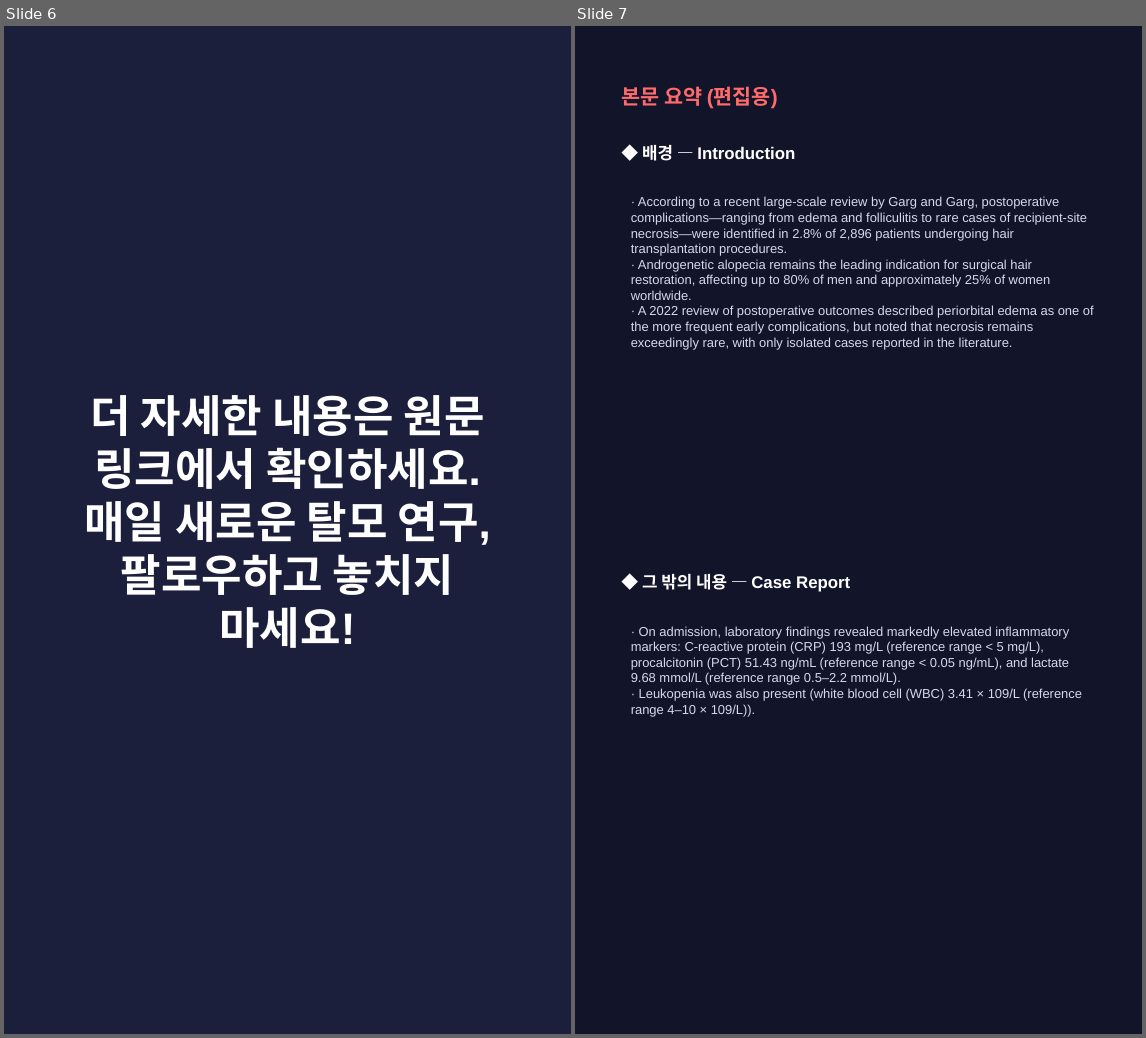
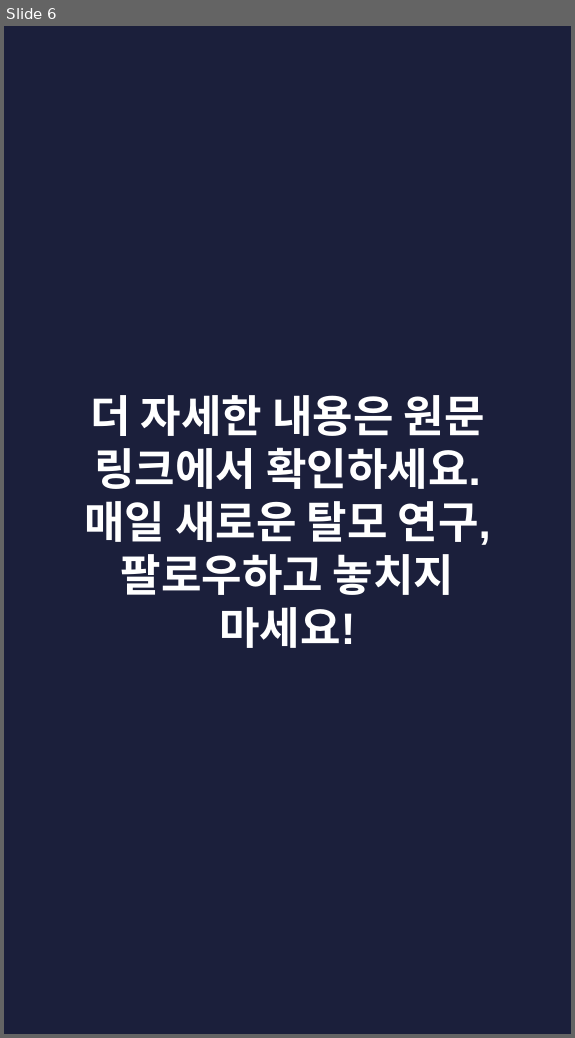
Before and after one commit to hyokang2010-BJ-ANTH/product-builder-test, a slide deck: pwa/data/latest/slides.pptx. Shown side by side, each under a label of ours: slides 6 and 7 before the commit, slide 6 after it. The pictures are 1146x1038 and 575x1038 pixels, drawn with LibreOffice and Linux fonts; fonts in the diff are those of the drawing. Boxes give left, top, right and bottom in pixels: in the first picture for what was removed or moved away, otherwise in the second. Text is boxed around its words. In the diff, an @@ line names an element or a change of style, - is before the commit and + after.

```diff
--- a/pwa/data/latest/slides.pptx
+++ b/pwa/data/latest/slides.pptx
@@ slide 7 removed at bbox=[575, 26, 1142, 1034], background #12142A @@
@@ text removed at bbox=[621, 86, 778, 109] @@
-본문 요약 (편집용)
@@ text removed at bbox=[642, 145, 795, 161] @@
-◆ 배경 — Introduction
@@ text removed at bbox=[631, 196, 1094, 349] @@
-· According to a recent large-scale review by Garg and Garg, postoperative complications—ranging from edema and folliculitis to rare cases of recipient-site necrosis—were identified in 2.8% of 2,896 patients undergoing hair transplantation procedures.
-· Androgenetic alopecia remains the leading indication for surgical hair restoration, affecting up to 80% of men and approximately 25% of women worldwide.
-· A 2022 review of postoperative outcomes described periorbital edema as one of the more frequent early complications, but noted that necrosis remains exceedingly rare, with only isolated cases reported in the literature.
@@ text removed at bbox=[642, 574, 850, 592] @@
-◆ 그 밖의 내용 — Case Report
@@ text removed at bbox=[631, 626, 1082, 716] @@
-· On admission, laboratory findings revealed markedly elevated inflammatory markers: C-reactive protein (CRP) 193 mg/L (reference range < 5 mg/L), procalcitonin (PCT) 51.43 ng/mL (reference range < 0.05 ng/mL), and lactate 9.68 mmol/L (reference range 0.5–2.2 mmol/L).
-· Leukopenia was also present (white blood cell (WBC) 3.41 × 109/L (reference range 4–10 × 109/L)).
```
Also in this commit, not shown: 2 slides changed, 5 slides added, 4 other slides removed, 26 other files.
